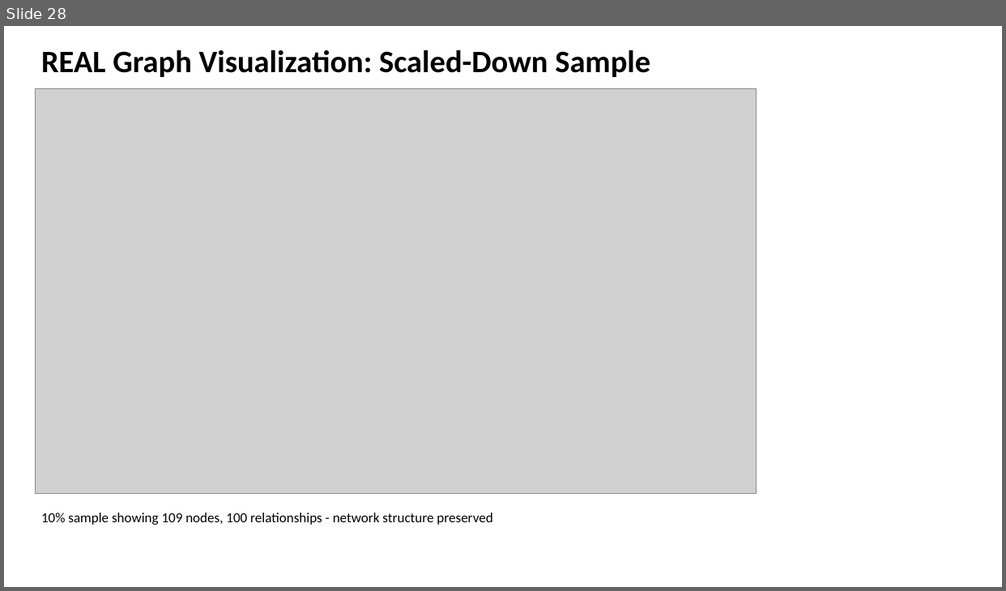
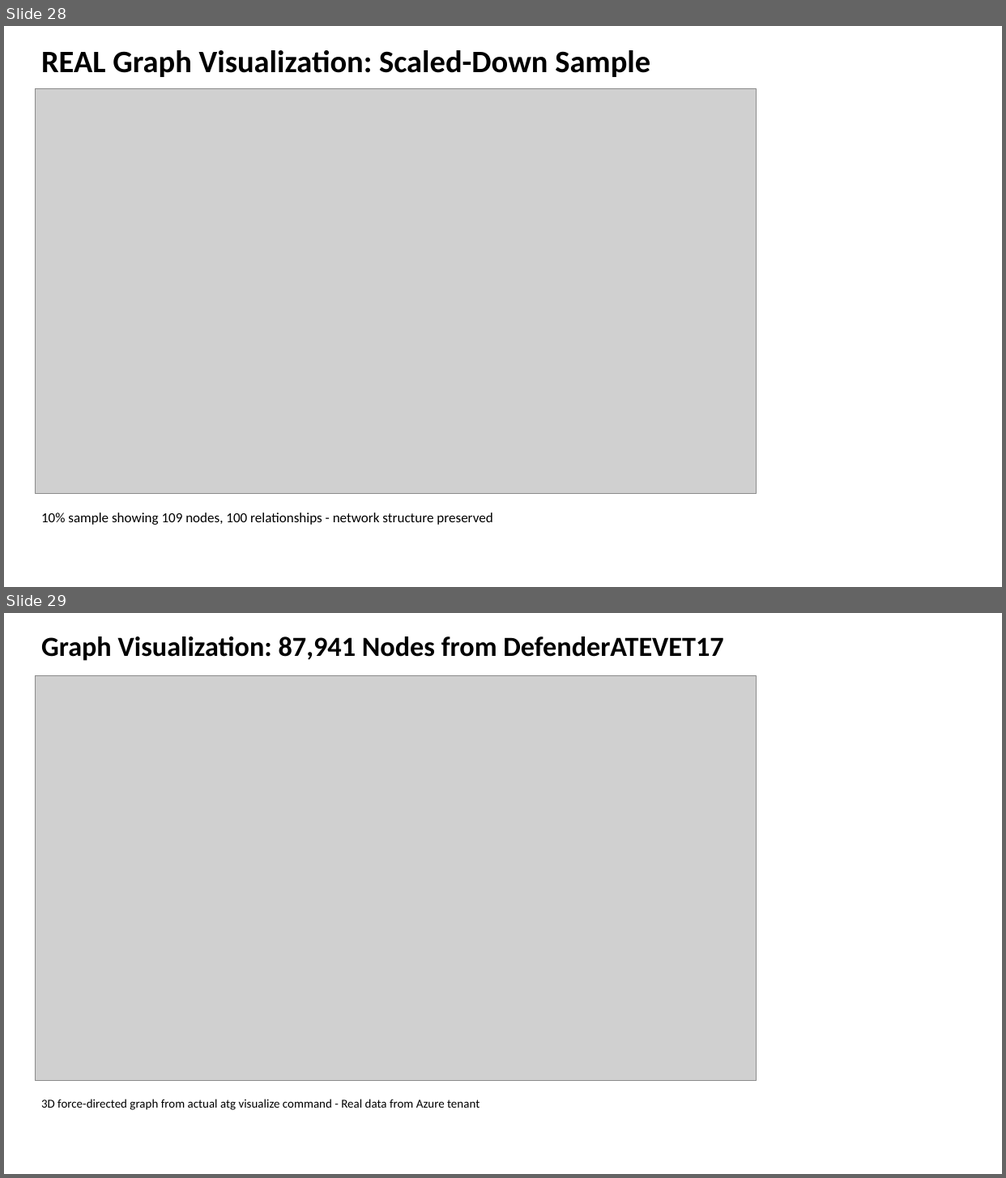
Before and after one commit to rysweet/azure-tenant-grapher, a slide deck: Scale_Operations_Implementation.pptx. Shown one above the other, each under a label of ours: slide 28 before the commit, slides 28 and 29 after it. The pictures are 1006x591 and 1006x1178 pixels, drawn with LibreOffice and Linux fonts; fonts in the diff are those of the drawing; grey boxes stand for pictures. Boxes give left, top, right and bottom in pixels: in the first picture for what was removed or moved away, otherwise in the second. Text is boxed around its words. In the diff, an @@ line names an element or a change of style, - is before the commit and + after.

```diff
--- a/Scale_Operations_Implementation.pptx
+++ b/Scale_Operations_Implementation.pptx
@@ slide 29 added at <box>4,613,1002,1174</box>, background #FFFFFF @@
@@ text added at <box>41,636,723,661</box>, 32 pt, text #000000, bold @@
+Graph Visualization: 87,941 Nodes from DefenderATEVET17
@@ picture added at <box>35,675,756,1081</box> @@
@@ text added at <box>41,1099,479,1110</box>, 14 pt, text #000000 @@
+3D force-directed graph from actual atg visualize command - Real data from Azure tenant
```
Also in this commit, not shown: 1 other file.
